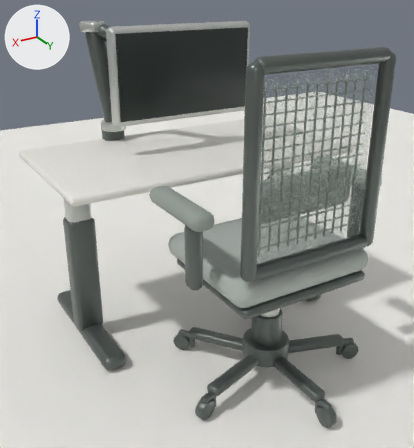
What one commit did to the Blender file assets/models/workstation-furniture.blend.
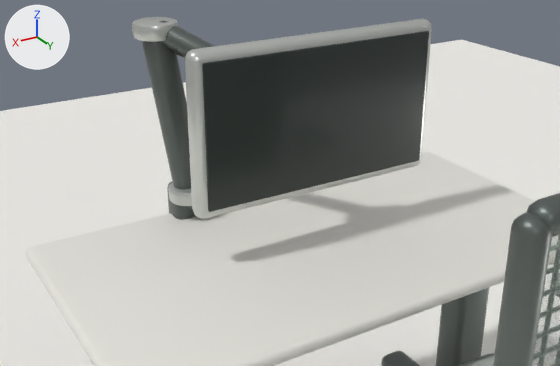
Old and new are each drawn whole from a camera (50 mm lens) standing at (1.099, 1.698, 1.355) and looking at (0.075, -0.007, 0.502) and again close up from a camera (50 mm lens) standing at (0.906, 1.04, 1.549) and looking at (0.036, -0.411, 0.823). Lighting does not change. The marker at upper left points along +X, +Y and +Z. The first two pictures are the older version.

In view in the first close-up: 'ChairBackMesh', 'ChairBackRail_R', 'ChairBackRail_Top', 'DeskColumnOuter_L', 'DeskFoot_L', 'DeskTop', 'MonitorLowerArm', 'MonitorPanel', 'MonitorPivotElbow', 'MonitorScreen', 'MonitorUpperArm', 'Plane' and 3 more.
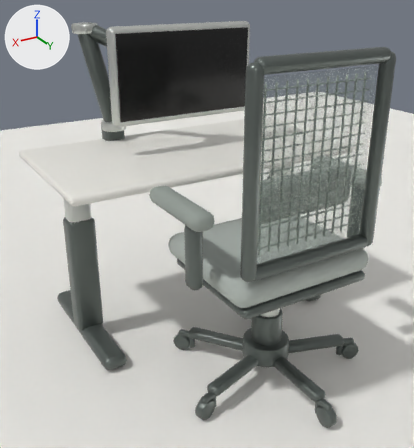
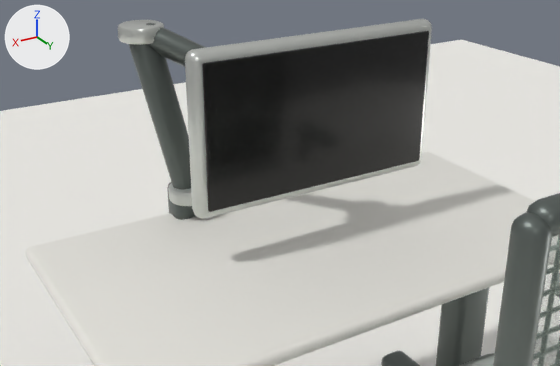
Commit message: Fix monitor front panel clipping

Boxes (x1, y1, x2, y2) around the edits, measured in the close-ups (560 x 366 px):
'MonitorPanel', recoloured (dark grey to black): (202, 31, 429, 212) in both
'MonitorLowerArm', moved, turned: before (142, 41, 191, 190); after (129, 44, 191, 190)
'MonitorUpperArm', moved, turned: before (159, 20, 214, 59); after (146, 23, 206, 67)
'MonitorPivotElbow', moved: before (132, 17, 178, 42); after (118, 20, 164, 45)

What the commit changed:
Material 'Furniture_Screen' (mat_furniture_screen) changes colour from dark grey #2c3532 to black #000000; in linear values from (0.025, 0.035, 0.032) to (0.0, 0.0, 0.0).
Object 'MonitorLowerArm' (ob_monitorlowerarm) moves from (0.222, -0.31, 0.977) to (0.236, -0.318, 0.974).
Object 'MonitorLowerArm' (ob_monitorlowerarm) turns from (7.1, 6.2, 0.4) to (9.6, 10, 0.9) degrees about x, y and z.
Object 'MonitorUpperArm' (ob_monitorupperarm) moves from (0.122, -0.197, 1.095) to (0.136, -0.225, 1.092).
Object 'MonitorUpperArm' (ob_monitorupperarm) turns from (-120, -38, 61) to (-121, -43, 70) degrees about x, y and z.
Object 'MonitorPivotElbow' (ob_monitorpivotelbow) moves from (0.244, -0.334, 1.175) to (0.271, -0.351, 1.168).
